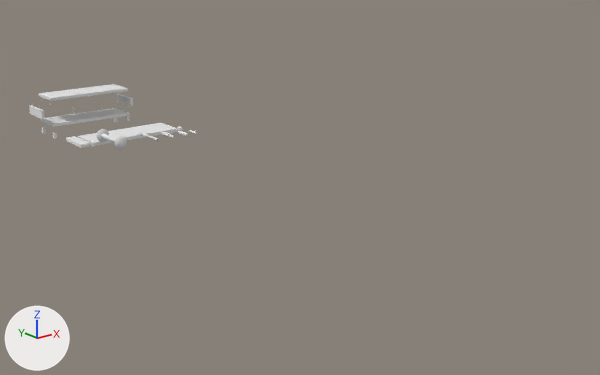
One commit to the OBJ model model/872618.obj: the scene before it, then after it.
One viewpoint serves both versions: a 50 mm camera at (-627.0, -1423.0, 346.0) aimed at (55.0, -570.0, 5.0). Arrows for +X, +Y and +Z are at lower left; the lights stay in place. Where no turn or scale is listed for an object, it has been applied to the vertices.
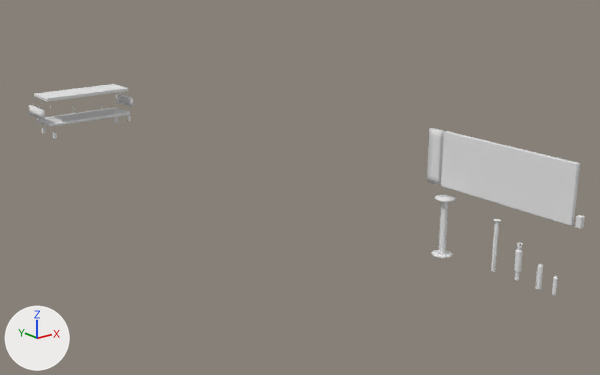
Pixel boxes [x1, y1, x2, y2] of what changed, in the pictures (600 x 375 px):
'Box014', added
    after: [441, 131, 580, 226]
'Cylinder052', reshaped (19% narrower, 195% taller)
    before: [96, 129, 127, 150]
    after: [431, 194, 456, 258]
'Box010', deleted
    before: [78, 123, 178, 146]
'Box018', added
    after: [427, 128, 444, 185]
'Helix027', reshaped
    before: [160, 131, 174, 138]
    after: [514, 242, 523, 281]
'Cylinder053', reshaped
    before: [178, 130, 188, 136]
    after: [535, 264, 543, 290]
'Box011', deleted
    before: [66, 136, 90, 148]

Diff of the bpy script that builds the scene:
```diff
--- a/model/872618.obj.py
+++ b/model/872618.obj.py
@@ me_cylinder052 @@
 me_cylinder052.from_pydata(...)  # 114 vertices, 112 faces; spans x -71.6..-49.4, y -269.8..-206.7, z 15.6..37.8
 # used by ob_cylinder052; location = (0.0, 0.0, 0.0)
+# me_cylinder052 part 1: the whole mesh is multiplied about its middle by the matrix ((0.0, 0.0, -1.0), (-1.0, 0.0, 0.0), (0.0, 1.0, 0.0)), then moved by (64.4, -636.4, 19.8)
 me_cylinder052.materials.append(mat_02___default)
@@ me_cylinder053 @@
 me_cylinder053.from_pydata(...)  # 80 vertices, 78 faces; spans x 55.0..60.6, y -270.1..-244.4, z 18.9..24.5
 # used by ob_cylinder053; location = (0.0, 0.0, 0.0)
+# me_cylinder053 part 2: the whole mesh is multiplied about its middle by the matrix ((0.0, 0.0, -1.0), (-1.0, 0.0, 0.0), (0.0, 1.0, 0.0)), then moved by (-48.8, -735.7, 5.8)
 me_cylinder053.materials.append(mat_02___default)
@@ me_helix027 @@
 me_helix027.from_pydata(...)  # 941 vertices, 902 faces; spans x 29.5..35.8, y -269.5..-230.3, z 18.8..25.2
 # used by ob_helix027; location = (0.0, 0.0, 0.0)
+# me_helix027 part 3: the whole mesh is multiplied about its middle by the matrix ((0.0, 0.0, -1.0), (-1.0, 0.0, 0.0), (0.0, 1.0, 0.0)), then moved by (-24.0, -717.9, 12.9)
 me_helix027.materials.append(mat_02___default)
@@ me_box018 @@
+me_box018.from_pydata(...)  # 160 vertices, 154 faces; spans x 14.3..19.6, y -855.0..-839.1, z 85.2..143.4
+me_box018.materials.append(mat_02___default)  # white #e7e7e7
@@ me_box014 @@
+me_box014.from_pydata(...)  # 500 vertices, 472 faces; spans x 15.0..20.0, y -1017.0..-859.0, z 85.0..144.0
+me_box014.materials.append(mat_02___default)  # white #e7e7e7
@@ ob_box010 @@
-ob_box010 = bpy.data.objects.new('Box010', me_box010)
-ob_box010.location = (0.0, 0.0, 0.0)
@@ ob_box011 @@
-ob_box011 = bpy.data.objects.new('Box011', me_box011)
-ob_box011.location = (0.0, 0.0, 0.0)
@@ ob_box018 @@
+ob_box018 = bpy.data.objects.new('Box018', me_box018)
+ob_box018.location = (0.0, 0.0, 0.0)
@@ ob_box014 @@
+ob_box014 = bpy.data.objects.new('Box014', me_box014)
+ob_box014.location = (0.0, 0.0, 0.0)
```
